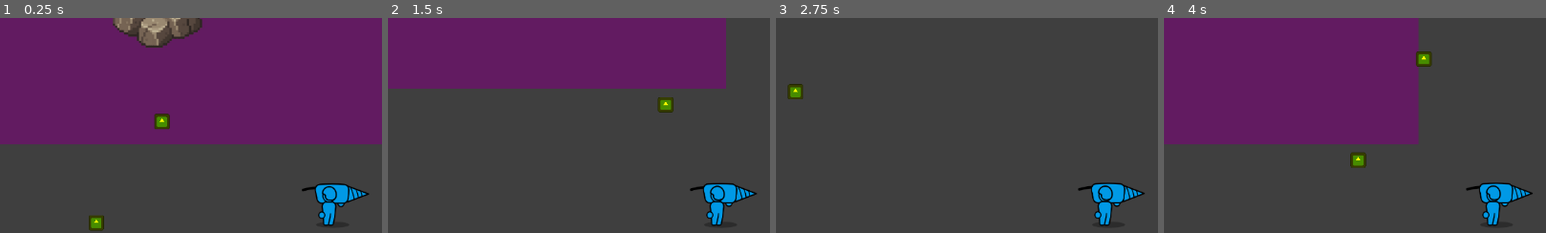
Above: before the commit, frames 1-4 (left to right).
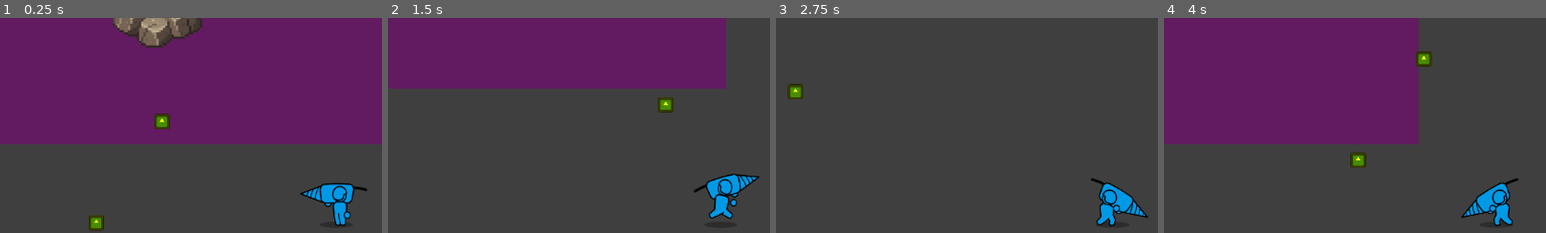
Above: after the commit, the same moments.

Repository: DeepRestGames/incremental-space-game
Game: Godot game, scene res://Scenes/Prototypes/Prototype_MainScene.tscn
Two runs of this game, one before a commit and one after it. Both use one fixed random seed, a clock stepped at 60 frames per second and the inputs below. The engine's default icon, where the game draws it, is replaced by a stand-in: a white triangle on a blue panel in a dark square.
Inputs (mouse positions are % of the whole screen's width and height, from its top left):
- Up to frame 1 (0.25 s): no input
- Up to frame 2 (1.5 s): move the mouse to (72, 45) at 0.52 s; hold D (move_right) 0.53-1.28 s; hold E (interact) 0.53-1.28 s; move the mouse to (30, 55) at 1.27 s; hold S (move_down) from 1.28 s (still down); tap E (interact) at 1.35 s
- Up to frame 3 (2.75 s): move the mouse to (60, 28) at 2.02 s; release S (move_down) at 2.03 s; hold D (move_right) from 2.03 s (still down); hold E (interact) from 2.03 s (still down)
- Up to frame 4 (4 s): move the mouse to (45, 70) at 2.77 s; release D (move_right) at 2.78 s; release E (interact) at 2.78 s; hold W (move_up) 2.78-3.53 s; tap E (interact) at 2.85 s; move the mouse to (80, 65) at 3.52 s; hold A (move_left) from 3.53 s (still down); hold E (interact) from 3.53 s (still down)
The pictures show only the part of the screen within x 7-57%, y 2-52%; the shares and areas given below are measured in that part.

The runs differ from the first frame. In frame 1, 1.6% of the frame differs, in the area x 78-97%, y 76-97%; in frame 2, 1.7%; in frame 3, 1.6%; in frame 4, 1.8%, in the area x 77-97%, y 74-97%.

Commit message:
implemented player animations

Diff:
--- a/Scenes/Player/Player.tscn
+++ b/Scenes/Player/Player.tscn
@@ -10,6 +10,386 @@
 [sub_resource type="CircleShape2D" id="CircleShape2D_ude3g"]
 radius = 72.0
 
+[sub_resource type="Animation" id="Animation_i5acl"]
+resource_name = "DrillRight"
+length = 0.24
+loop_mode = 1
+tracks/0/type = "value"
+tracks/0/imported = false
+tracks/0/enabled = true
+tracks/0/path = NodePath("PlayerSprite:frame_coords")
+tracks/0/interp = 1
+tracks/0/loop_wrap = true
+tracks/0/keys = {
+"times": PackedFloat32Array(0, 0.08, 0.16),
+"transitions": PackedFloat32Array(1, 1, 1),
+"update": 1,
+"values": [Vector2i(0, 2), Vector2i(1, 2), Vector2i(2, 2)]
+}
+tracks/1/type = "value"
+tracks/1/imported = false
+tracks/1/enabled = true
+tracks/1/path = NodePath("PlayerSprite:flip_h")
+tracks/1/interp = 1
+tracks/1/loop_wrap = true
+tracks/1/keys = {
+"times": PackedFloat32Array(0),
+"transitions": PackedFloat32Array(1),
+"update": 1,
+"values": [false]
+}
+
+[sub_resource type="Animation" id="Animation_0kmp4"]
+resource_name = "IdleRight"
+length = 0.64
+loop_mode = 1
+tracks/0/type = "value"
+tracks/0/imported = false
+tracks/0/enabled = true
+tracks/0/path = NodePath("PlayerSprite:scale")
+tracks/0/interp = 2
+tracks/0/loop_wrap = true
+tracks/0/keys = {
+"times": PackedFloat32Array(0.16, 0.48),
+"transitions": PackedFloat32Array(1, 1),
+"update": 0,
+"values": [Vector2(0.97, 1.05), Vector2(1.03, 0.95)]
+}
+tracks/1/type = "value"
+tracks/1/imported = false
+tracks/1/enabled = true
+tracks/1/path = NodePath("PlayerSprite:frame_coords")
+tracks/1/interp = 1
+tracks/1/loop_wrap = true
+tracks/1/keys = {
+"times": PackedFloat32Array(0),
+"transitions": PackedFloat32Array(1),
+"update": 1,
+"values": [Vector2i(0, 0)]
+}
+tracks/2/type = "value"
+tracks/2/imported = false
+tracks/2/enabled = true
+tracks/2/path = NodePath("PlayerSprite:flip_h")
+tracks/2/interp = 1
+tracks/2/loop_wrap = true
+tracks/2/keys = {
+"times": PackedFloat32Array(0),
+"transitions": PackedFloat32Array(1),
+"update": 1,
+"values": [false]
+}
+
+[sub_resource type="Animation" id="Animation_825xp"]
+length = 0.001
+tracks/0/type = "value"
+tracks/0/imported = false
+tracks/0/enabled = true
+tracks/0/path = NodePath("PlayerSprite:scale")
+tracks/0/interp = 1
+tracks/0/loop_wrap = true
+tracks/0/keys = {
+"times": PackedFloat32Array(0),
+"transitions": PackedFloat32Array(1),
+"update": 0,
+"values": [Vector2(1, 1)]
+}
+tracks/1/type = "value"
+tracks/1/imported = false
+tracks/1/enabled = true
+tracks/1/path = NodePath("PlayerSprite:frame_coords")
+tracks/1/interp = 1
+tracks/1/loop_wrap = true
+tracks/1/keys = {
+"times": PackedFloat32Array(0),
+"transitions": PackedFloat32Array(1),
+"update": 1,
+"values": [Vector2i(0, 1)]
+}
+tracks/2/type = "value"
+tracks/2/imported = false
+tracks/2/enabled = true
+tracks/2/path = NodePath("PlayerSprite:flip_h")
+tracks/2/interp = 1
+tracks/2/loop_wrap = true
+tracks/2/keys = {
+"times": PackedFloat32Array(0),
+"transitions": PackedFloat32Array(1),
+"update": 1,
+"values": [true]
+}
+
+[sub_resource type="Animation" id="Animation_ji083"]
+resource_name = "RunRight"
+length = 0.64
+loop_mode = 1
+tracks/0/type = "value"
+tracks/0/imported = false
+tracks/0/enabled = true
+tracks/0/path = NodePath("PlayerSprite:frame_coords")
+tracks/0/interp = 0
+tracks/0/loop_wrap = true
+tracks/0/keys = {
+"times": PackedFloat32Array(0, 0.213333, 0.32, 0.533333),
+"transitions": PackedFloat32Array(1, 1, 1, 1),
+"update": 1,
+"values": [Vector2i(0, 1), Vector2i(1, 1), Vector2i(2, 1), Vector2i(3, 1)]
+}
+tracks/1/type = "value"
+tracks/1/imported = false
+tracks/1/enabled = true
+tracks/1/path = NodePath("PlayerSprite:scale")
+tracks/1/interp = 1
+tracks/1/loop_wrap = true
+tracks/1/keys = {
+"times": PackedFloat32Array(0.0633336, 0.213333, 0.383333, 0.533333),
+"transitions": PackedFloat32Array(4, 1, 4, 1),
+"update": 0,
+"values": [Vector2(0.95, 1.07), Vector2(1.08, 0.93), Vector2(0.95, 1.07), Vector2(1.08, 0.93)]
+}
+tracks/2/type = "value"
+tracks/2/imported = false
+tracks/2/enabled = true
+tracks/2/path = NodePath("PlayerSprite:flip_h")
+tracks/2/interp = 1
+tracks/2/loop_wrap = true
+tracks/2/keys = {
+"times": PackedFloat32Array(0),
+"transitions": PackedFloat32Array(1),
+"update": 1,
+"values": [false]
+}
+
+[sub_resource type="Animation" id="Animation_epg6k"]
+resource_name = "IdleLeft"
+length = 0.64
+loop_mode = 1
+tracks/0/type = "value"
+tracks/0/imported = false
+tracks/0/enabled = true
+tracks/0/path = NodePath("PlayerSprite:scale")
+tracks/0/interp = 2
+tracks/0/loop_wrap = true
+tracks/0/keys = {
+"times": PackedFloat32Array(0.16, 0.48),
+"transitions": PackedFloat32Array(1, 1),
+"update": 0,
+"values": [Vector2(0.97, 1.05), Vector2(1.03, 0.95)]
+}
+tracks/1/type = "value"
+tracks/1/imported = false
+tracks/1/enabled = true
+tracks/1/path = NodePath("PlayerSprite:frame_coords")
+tracks/1/interp = 1
+tracks/1/loop_wrap = true
+tracks/1/keys = {
+"times": PackedFloat32Array(0),
+"transitions": PackedFloat32Array(1),
+"update": 1,
+"values": [Vector2i(0, 0)]
+}
+tracks/2/type = "value"
+tracks/2/imported = false
+tracks/2/enabled = true
+tracks/2/path = NodePath("PlayerSprite:flip_h")
+tracks/2/interp = 1
+tracks/2/loop_wrap = true
+tracks/2/keys = {
+"times": PackedFloat32Array(0),
+"transitions": PackedFloat32Array(1),
+"update": 1,
+"values": [true]
+}
+
+[sub_resource type="Animation" id="Animation_0u84n"]
+resource_name = "DrillLeft"
+length = 0.24
+loop_mode = 1
+tracks/0/type = "value"
+tracks/0/imported = false
+tracks/0/enabled = true
+tracks/0/path = NodePath("PlayerSprite:frame_coords")
+tracks/0/interp = 1
+tracks/0/loop_wrap = true
+tracks/0/keys = {
+"times": PackedFloat32Array(0, 0.08, 0.16),
+"transitions": PackedFloat32Array(1, 1, 1),
+"update": 1,
+"values": [Vector2i(0, 2), Vector2i(1, 2), Vector2i(2, 2)]
+}
+tracks/1/type = "value"
+tracks/1/imported = false
+tracks/1/enabled = true
+tracks/1/path = NodePath("PlayerSprite:flip_h")
+tracks/1/interp = 1
+tracks/1/loop_wrap = true
+tracks/1/keys = {
+"times": PackedFloat32Array(0),
+"transitions": PackedFloat32Array(1),
+"update": 1,
+"values": [true]
+}
+
+[sub_resource type="Animation" id="Animation_esmjy"]
+resource_name = "RunLeft"
+length = 0.64
+loop_mode = 1
+tracks/0/type = "value"
+tracks/0/imported = false
+tracks/0/enabled = true
+tracks/0/path = NodePath("PlayerSprite:frame_coords")
+tracks/0/interp = 0
+tracks/0/loop_wrap = true
+tracks/0/keys = {
+"times": PackedFloat32Array(0, 0.213333, 0.32, 0.533333),
+"transitions": PackedFloat32Array(1, 1, 1, 1),
+"update": 1,
+"values": [Vector2i(0, 1), Vector2i(1, 1), Vector2i(2, 1), Vector2i(3, 1)]
+}
+tracks/1/type = "value"
+tracks/1/imported = false
+tracks/1/enabled = true
+tracks/1/path = NodePath("PlayerSprite:scale")
+tracks/1/interp = 1
+tracks/1/loop_wrap = true
+tracks/1/keys = {
+"times": PackedFloat32Array(0.0633336, 0.213333, 0.383333, 0.533333),
+"transitions": PackedFloat32Array(4, 1, 4, 1),
+"update": 0,
+"values": [Vector2(0.95, 1.07), Vector2(1.08, 0.93), Vector2(0.95, 1.07), Vector2(1.08, 0.93)]
+}
+tracks/2/type = "value"
+tracks/2/imported = false
+tracks/2/enabled = true
+tracks/2/path = NodePath("PlayerSprite:flip_h")
+tracks/2/interp = 1
+tracks/2/loop_wrap = true
+tracks/2/keys = {
+"times": PackedFloat32Array(0),
+"transitions": PackedFloat32Array(1),
+"update": 1,
+"values": [true]
+}
+
+[sub_resource type="AnimationLibrary" id="AnimationLibrary_i5acl"]
+_data = {
+&"DrillLeft": SubResource("Animation_0u84n"),
+&"DrillRight": SubResource("Animation_i5acl"),
+&"IdleLeft": SubResource("Animation_epg6k"),
+&"IdleRight": SubResource("Animation_0kmp4"),
+&"RESET": SubResource("Animation_825xp"),
+&"RunLeft": SubResource("Animation_esmjy"),
+&"RunRight": SubResource("Animation_ji083")
+}
+
+[sub_resource type="AnimationNodeAnimation" id="AnimationNodeAnimation_4wape"]
+animation = &"DrillLeft"
+
+[sub_resource type="AnimationNodeAnimation" id="AnimationNodeAnimation_t26db"]
+animation = &"DrillRight"
+
+[sub_resource type="AnimationNodeAnimation" id="AnimationNodeAnimation_fk5o5"]
+animation = &"DrillRight"
+
+[sub_resource type="AnimationNodeAnimation" id="AnimationNodeAnimation_esmjy"]
+animation = &"DrillRight"
+
+[sub_resource type="AnimationNodeBlendSpace2D" id="AnimationNodeBlendSpace2D_4wape"]
+blend_point_0/node = SubResource("AnimationNodeAnimation_4wape")
+blend_point_0/pos = Vector2(-1, 0)
+blend_point_1/node = SubResource("AnimationNodeAnimation_t26db")
+blend_point_1/pos = Vector2(1, 0)
+blend_point_2/node = SubResource("AnimationNodeAnimation_fk5o5")
+blend_point_2/pos = Vector2(0.1, 1)
+blend_point_3/node = SubResource("AnimationNodeAnimation_esmjy")
+blend_point_3/pos = Vector2(0.1, -1)
+blend_mode = 1
+
+[sub_resource type="AnimationNodeAnimation" id="AnimationNodeAnimation_825xp"]
+animation = &"IdleLeft"
+
+[sub_resource type="AnimationNodeAnimation" id="AnimationNodeAnimation_ji083"]
+animation = &"IdleRight"
+
+[sub_resource type="AnimationNodeAnimation" id="AnimationNodeAnimation_0kmp4"]
+animation = &"IdleRight"
+
+[sub_resource type="AnimationNodeAnimation" id="AnimationNodeAnimation_6tu5v"]
+animation = &"IdleRight"
+
+[sub_resource type="AnimationNodeBlendSpace2D" id="AnimationNodeBlendSpace2D_t26db"]
+blend_point_0/node = SubResource("AnimationNodeAnimation_825xp")
+blend_point_0/pos = Vector2(-1, 0)
+blend_point_1/node = SubResource("AnimationNodeAnimation_ji083")
+blend_point_1/pos = Vector2(1, 0)
+blend_point_2/node = SubResource("AnimationNodeAnimation_0kmp4")
+blend_point_2/pos = Vector2(0.1, 1)
+blend_point_3/node = SubResource("AnimationNodeAnimation_6tu5v")
+blend_point_3/pos = Vector2(0.1, -1)
+blend_mode = 1
+
+[sub_resource type="AnimationNodeAnimation" id="AnimationNodeAnimation_i5acl"]
+animation = &"RunRight"
+
+[sub_resource type="AnimationNodeAnimation" id="AnimationNodeAnimation_epg6k"]
+animation = &"RunRight"
+
+[sub_resource type="AnimationNodeAnimation" id="AnimationNodeAnimation_0u84n"]
+animation = &"RunLeft"
+
+[sub_resource type="AnimationNodeAnimation" id="AnimationNodeAnimation_spxdj"]
+animation = &"RunRight"
+
+[sub_resource type="AnimationNodeBlendSpace2D" id="AnimationNodeBlendSpace2D_fk5o5"]
+blend_point_0/node = SubResource("AnimationNodeAnimation_i5acl")
+blend_point_0/pos = Vector2(1, 0)
+blend_point_1/node = SubResource("AnimationNodeAnimation_epg6k")
+blend_point_1/pos = Vector2(0.1, 1)
+blend_point_2/node = SubResource("AnimationNodeAnimation_0u84n")
+blend_point_2/pos = Vector2(-1, 0)
+blend_point_3/node = SubResource("AnimationNodeAnimation_spxdj")
+blend_point_3/pos = Vector2(0.1, -1)
+blend_mode = 1
+
+[sub_resource type="AnimationNodeStateMachineTransition" id="AnimationNodeStateMachineTransition_825xp"]
+advance_mode = 2
+
+[sub_resource type="AnimationNodeStateMachineTransition" id="AnimationNodeStateMachineTransition_ji083"]
+advance_mode = 2
+advance_condition = &"is_moving"
+
+[sub_resource type="AnimationNodeStateMachineTransition" id="AnimationNodeStateMachineTransition_0kmp4"]
+advance_mode = 2
+advance_condition = &"idle"
+
+[sub_resource type="AnimationNodeStateMachineTransition" id="AnimationNodeStateMachineTransition_i5acl"]
+advance_mode = 2
+advance_condition = &"drilling"
+
+[sub_resource type="AnimationNodeStateMachineTransition" id="AnimationNodeStateMachineTransition_epg6k"]
+advance_mode = 2
+advance_condition = &"idle"
+
+[sub_resource type="AnimationNodeStateMachineTransition" id="AnimationNodeStateMachineTransition_0u84n"]
+advance_mode = 2
+advance_condition = &"drilling"
+
+[sub_resource type="AnimationNodeStateMachineTransition" id="AnimationNodeStateMachineTransition_esmjy"]
+advance_mode = 2
+advance_condition = &"is_moving"
+
+[sub_resource type="AnimationNodeStateMachine" id="AnimationNodeStateMachine_6tu5v"]
+states/Drill/node = SubResource("AnimationNodeBlendSpace2D_4wape")
+states/Drill/position = Vector2(452, -14.8148)
+states/End/position = Vector2(708, 102.593)
+states/Idle/node = SubResource("AnimationNodeBlendSpace2D_t26db")
+states/Idle/position = Vector2(352, 102.617)
+states/Run/node = SubResource("AnimationNodeBlendSpace2D_fk5o5")
+states/Run/position = Vector2(553.333, 103.556)
+states/Start/position = Vector2(198, 102.568)
+transitions = ["Start", "Idle", SubResource("AnimationNodeStateMachineTransition_825xp"), "Idle", "Run", SubResource("AnimationNodeStateMachineTransition_ji083"), "Run", "Idle", SubResource("AnimationNodeStateMachineTransition_0kmp4"), "Idle", "Drill", SubResource("AnimationNodeStateMachineTransition_i5acl"), "Drill", "Idle", SubResource("AnimationNodeStateMachineTransition_epg6k"), "Run", "Drill", SubResource("AnimationNodeStateMachineTransition_0u84n"), "Drill", "Run", SubResource("AnimationNodeStateMachineTransition_esmjy")]
+graph_offset = Vector2(10, -68)
+
 [sub_resource type="Animation" id="Animation_t26db"]
 resource_name = "Idle"
 length = 0.4
@@ -36,116 +416,6 @@
 &"RunRight": SubResource("Animation_jmcll")
 }
 
-[sub_resource type="Animation" id="Animation_i5acl"]
-resource_name = "DrillRight"
-length = 0.24
-loop_mode = 1
-tracks/0/type = "value"
-tracks/0/imported = false
-tracks/0/enabled = true
-tracks/0/path = NodePath("PlayerSpriteSheet:frame_coords")
-tracks/0/interp = 1
-tracks/0/loop_wrap = true
-tracks/0/keys = {
-"times": PackedFloat32Array(0, 0.08, 0.16),
-"transitions": PackedFloat32Array(1, 1, 1),
-"update": 1,
-"values": [Vector2i(0, 2), Vector2i(1, 2), Vector2i(2, 2)]
-}
-
-[sub_resource type="Animation" id="Animation_0kmp4"]
-resource_name = "IdleRight"
-length = 0.64
-loop_mode = 1
-tracks/0/type = "value"
-tracks/0/imported = false
-tracks/0/enabled = true
-tracks/0/path = NodePath("PlayerSpriteSheet:scale")
-tracks/0/interp = 2
-tracks/0/loop_wrap = true
-tracks/0/keys = {
-"times": PackedFloat32Array(0.16, 0.48),
-"transitions": PackedFloat32Array(1, 1),
-"update": 0,
-"values": [Vector2(0.97, 1.05), Vector2(1.03, 0.95)]
-}
-tracks/1/type = "value"
-tracks/1/imported = false
-tracks/1/enabled = true
-tracks/1/path = NodePath("PlayerSpriteSheet:frame_coords")
-tracks/1/interp = 1
-tracks/1/loop_wrap = true
-tracks/1/keys = {
-"times": PackedFloat32Array(0),
-"transitions": PackedFloat32Array(1),
-"update": 1,
-"values": [Vector2i(0, 0)]
-}
-
-[sub_resource type="Animation" id="Animation_825xp"]
-length = 0.001
-tracks/0/type = "value"
-tracks/0/imported = false
-tracks/0/enabled = true
-tracks/0/path = NodePath("PlayerSpriteSheet:scale")
-tracks/0/interp = 1
-tracks/0/loop_wrap = true
-tracks/0/keys = {
-"times": PackedFloat32Array(0),
-"transitions": PackedFloat32Array(1),
-"update": 0,
-"values": [Vector2(1, 1)]
-}
-tracks/1/type = "value"
-tracks/1/imported = false
-tracks/1/enabled = true
-tracks/1/path = NodePath("PlayerSpriteSheet:frame_coords")
-tracks/1/interp = 1
-tracks/1/loop_wrap = true
-tracks/1/keys = {
-"times": PackedFloat32Array(0),
-"transitions": PackedFloat32Array(1),
-"update": 1,
-"values": [Vector2i(0, 1)]
-}
-
-[sub_resource type="Animation" id="Animation_ji083"]
-resource_name = "RunRight"
-length = 0.64
-loop_mode = 1
-tracks/0/type = "value"
-tracks/0/imported = false
-tracks/0/enabled = true
-tracks/0/path = NodePath("PlayerSpriteSheet:frame_coords")
-tracks/0/interp = 0
-tracks/0/loop_wrap = true
-tracks/0/keys = {
-"times": PackedFloat32Array(0, 0.213333, 0.32, 0.533333),
-"transitions": PackedFloat32Array(1, 1, 1, 1),
-"update": 1,
-"values": [Vector2i(0, 1), Vector2i(1, 1), Vector2i(2, 1), Vector2i(3, 1)]
-}
-tracks/1/type = "value"
-tracks/1/imported = false
-tracks/1/enabled = true
-tracks/1/path = NodePath("PlayerSpriteSheet:scale")
-tracks/1/interp = 1
-tracks/1/loop_wrap = true
-tracks/1/keys = {
-"times": PackedFloat32Array(0.0633336, 0.213333, 0.383333, 0.533333),
-"transitions": PackedFloat32Array(4, 1, 4, 1),
-"update": 0,
-"values": [Vector2(0.95, 1.07), Vector2(1.08, 0.93), Vector2(0.95, 1.07), Vector2(1.08, 0.93)]
-}
-
-[sub_resource type="AnimationLibrary" id="AnimationLibrary_i5acl"]
-_data = {
-&"DrillRight": SubResource("Animation_i5acl"),
-&"IdleRight": SubResource("Animation_0kmp4"),
-&"RESET": SubResource("Animation_825xp"),
-&"RunRight": SubResource("Animation_ji083")
-}
-
 [node name="Player" type="CharacterBody2D" groups=["Player"]]
 collision_mask = 4
 script = ExtResource("1_kyqiw")
@@ -155,16 +425,14 @@
 script = ExtResource("2_jmcll")
 
 [node name="CollisionShape2D" type="CollisionShape2D" parent="."]
+visible = false
 shape = SubResource("CircleShape2D_ude3g")
 
 [node name="PlayerSprite" type="Sprite2D" parent="."]
-visible = false
-texture = ExtResource("2_ft8w5")
-
-[node name="PlayerSpriteSheet" type="Sprite2D" parent="."]
 modulate = Color(0, 0.6, 0.9, 1)
 texture = ExtResource("4_4wape")
 offset = Vector2(13, -64)
+flip_h = true
 hframes = 5
 vframes = 6
 frame = 5
@@ -176,15 +444,31 @@
 [node name="ScreenShake" type="Node2D" parent="PlayerCamera"]
 script = ExtResource("3_jmcll")
 
+[node name="HUD" parent="." instance=ExtResource("3_ude3g")]
+
 [node name="AnimationPlayer" type="AnimationPlayer" parent="."]
 libraries = {
+&"": SubResource("AnimationLibrary_i5acl")
+}
+autoplay = "IdleRight"
+
+[node name="AnimationTree" type="AnimationTree" parent="."]
+tree_root = SubResource("AnimationNodeStateMachine_6tu5v")
+anim_player = NodePath("../AnimationPlayer")
+parameters/conditions/drilling = false
+parameters/conditions/idle = 0.401309
+parameters/conditions/is_moving = false
+parameters/Drill/blend_position = Vector2(0, 0)
+parameters/Idle/blend_position = Vector2(0, 0)
+parameters/Run/blend_position = Vector2(0, 0)
+
+[node name="_backup_" type="Node" parent="."]
+
+[node name="AnimationPlayer_bak" type="AnimationPlayer" parent="."]
+libraries = {
 &"": SubResource("AnimationLibrary_fk5o5")
 }
 
-[node name="HUD" parent="." instance=ExtResource("3_ude3g")]
-
-[node name="AnimationPlayerSpriteSheet" type="AnimationPlayer" parent="."]
-libraries = {
-&"": SubResource("AnimationLibrary_i5acl")
-}
-autoplay = "IdleRight"
+[node name="PlayerSprite_bak" type="Sprite2D" parent="."]
+visible = false
+texture = ExtResource("2_ft8w5")
--- a/Scripts/Player/Player.gd
+++ b/Scripts/Player/Player.gd
@@ -8,6 +8,8 @@
 # Graphics
 @onready var player_sprite = $PlayerSprite
 @onready var animation_player = $AnimationPlayer
+@onready var animation_tree: AnimationTree = $AnimationTree
+
 
 # HP
 var currentHP: int = 3
@@ -18,6 +20,7 @@
 # Movement
 @export var movement_speed: float = 300
 var looking_direction = Vector2.ZERO
+var movement_direction = Vector2.ZERO
 const ROTATION_SPEED: float = 2
 
 # Consumables
@@ -40,6 +43,9 @@
 	#EventBus.connect("looking_direction_changed", update_looking_direction)
 	EventBus.connect("player_movement", update_movement_direction)
 
+	# Animations
+	animation_tree.active = true
+
 
 func update_looking_direction(new_looking_direction: Vector2) -> void:
 	looking_direction = new_looking_direction
@@ -47,11 +53,13 @@
 
 func update_movement_direction(new_movement_direction: Vector2) -> void:
 	velocity = new_movement_direction * movement_speed
+	movement_direction = new_movement_direction
 
 
 func _process(delta: float) -> void:
 	if currentInvincibilityCooldown > 0:
 		currentInvincibilityCooldown -= delta
+	update_animation_parameters()
 
 
 func _physics_process(_delta: float) -> void:
@@ -158,3 +166,22 @@
 	else:
 		show()
 		EventBus.emit_signal("set_prevent_inputs", false)
+
+func update_animation_parameters():
+	if (velocity == Vector2.ZERO):
+		animation_tree["parameters/conditions/idle"] = true
+		animation_tree["parameters/conditions/is_moving"] = false
+	else:
+		animation_tree["parameters/conditions/idle"] = false
+		animation_tree["parameters/conditions/is_moving"] = true
+	if Input.is_action_pressed("interact") :
+		animation_tree["parameters/conditions/drilling"] = true
+		animation_tree["parameters/conditions/idle"] = false
+		animation_tree["parameters/conditions/is_moving"] = false
+	else :
+		animation_tree["parameters/conditions/drilling"] = false
+
+	if movement_direction != Vector2.ZERO:
+		animation_tree["parameters/Idle/blend_position"] = movement_direction
+		animation_tree["parameters/Run/blend_position"] = movement_direction
+		animation_tree["parameters/Drill/blend_position"] = movement_direction
Not shown: 1 places in Scenes/Player/Player.tscn that only renumber resources
